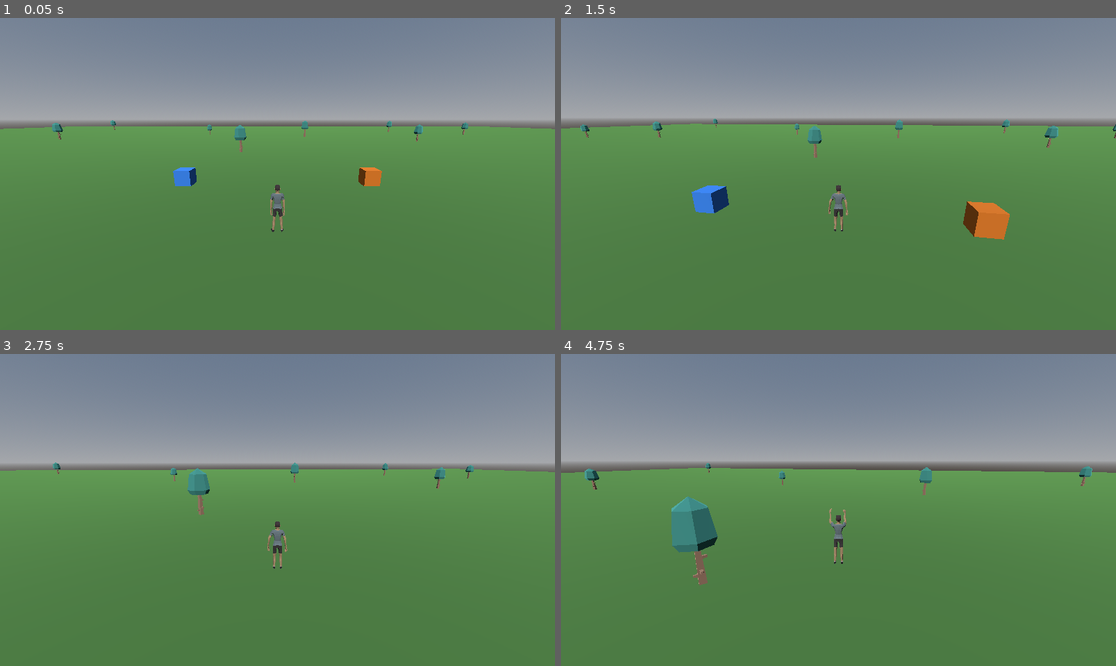
Above: before the commit, frames 1-4 (two rows, left to right).
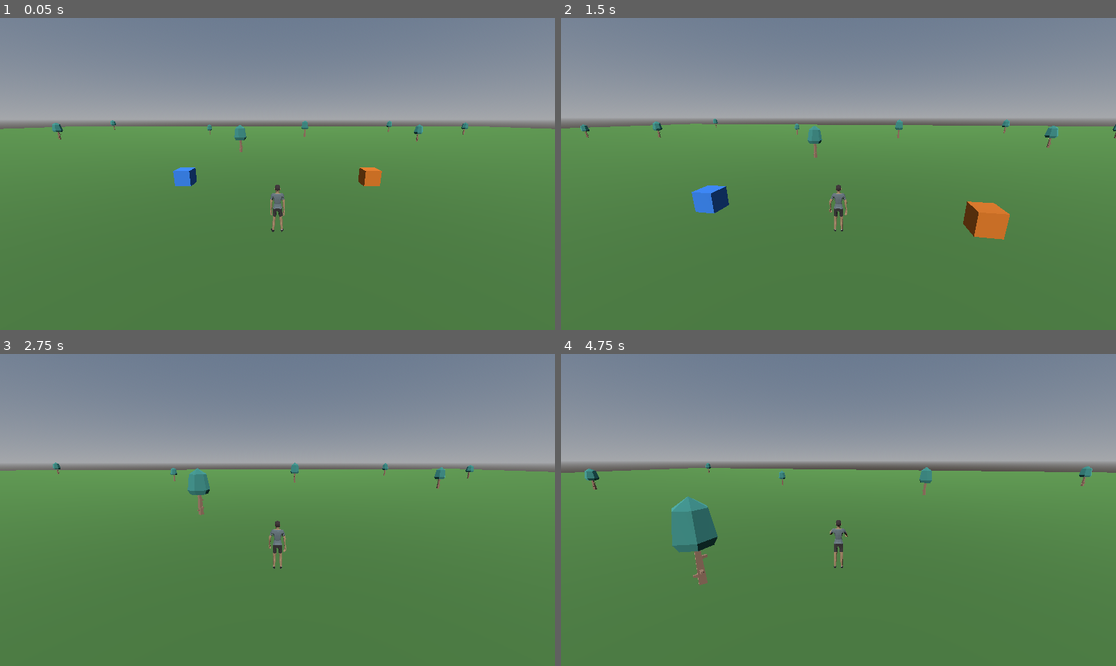
Above: after the commit, the same moments.

Repository: BigBang1010101010/game12
Game: Godot game, scene res://scenes/main.tscn
Same seed, same stepped clock (60 frames per second), same inputs: the game is played once before the commit and once after it.
Inputs (mouse positions are in pixels of both pictures, inside the frame that each line leads up to):
- Up to frame 1 (0.05 s): no input
- Up to frame 2 (1.5 s): tap Enter at 0.5 s; move the mouse to (866, 174) at 0.52 s; hold W (move_forward) from 0.53 s (still down); tap Space (jump) at 0.6, 0.77, 1.07 s; click (866, 174) at 0.67 s; move the mouse to (810, 174) at 1.27 s; tap E (interact) at 1.35 s
- Up to frame 3 (2.75 s): keep holding W (move_forward); tap Space (jump) at 1.52, 1.55, 1.82, 2.3 s; move the mouse to (288, 503) at 2.02 s; tap Shift at 2.1 s
- Up to frame 4 (4.75 s): keep holding W (move_forward); move the mouse to (832, 516) at 2.77 s; tap Space (jump) at 2.85, 3.02, 3.32, 3.77, 3.8, 4.07, 4.52, 4.55 s; click (832, 516) at 2.92 s; move the mouse to (877, 513) at 3.52 s; hold E (interact) 3.53-4.28 s; move the mouse to (794, 506) at 4.27 s; tap Shift at 4.35 s

The runs differ from the first frame. In frame 1, less than 0.1% of the frame differs, in the area x 49-52%, y 60-64%; in frame 2, less than 0.1%; in frame 3, less than 0.1%; in frame 4, 0.2%, in the area x 48-52%, y 49-69%.

Commit message:
Sync the jump animation's speed with the real jump physics
The jump clip is authored 1.0417s long, but a jump is only airborne for
2*JUMP_VELOCITY/gravity = 2*4.5/9.8 = 0.918s (empirically 0.933s, 56
physics frames - the excess is the tick the landing is detected on), so
the clip was still winding up the arms as the character touched down.

The jump clip now plays at clip_length/air_time (~1.13x), passed as
play()'s custom_speed so only that clip is affected - idle and run keep
running at 1.0. The factor is derived at spawn from JUMP_VELOCITY, the
project's gravity, and the clip's own length, so it stays correct if any
of those change rather than being a hardcoded number.

Gravity is read from ProjectSettings rather than get_gravity(): this runs
in a deferred call before the body's first physics step, where
get_gravity() still returns 0 - which divided out to a speed of 0 and
froze the jump clip entirely on the first attempt.

Verified with a real jump in the real scene: the clip's playback position
at touchdown is 1.0417 of 1.0417, i.e. exactly 100% of the arc completed,
against 1.3% before the fix.

Diff:
--- a/scripts/player.gd
+++ b/scripts/player.gd
@@ -211,6 +211,15 @@
 const ANIM_RUN := "HumanArmature|Man_Run"
 const ANIM_JUMP := "HumanArmature|Man_Jump"
 
+## Playback speed for the jump clip only, so its arc lands with the character
+## instead of still winding up on touchdown. The clip is authored 1.0417s
+## long but a jump is only airborne for 2*JUMP_VELOCITY/gravity =
+## 2*4.5/9.8 = 0.918s (measured empirically at 0.933s - 56 physics frames -
+## the small excess being the tick the landing is detected on), so the clip
+## needs to run ~1.12x faster. Derived at spawn instead of hardcoded so it
+## stays correct if JUMP_VELOCITY, gravity, or the clip itself changes.
+var jump_anim_speed := 1.0
+
 func _spawn_character_model() -> void:
 	var packed: PackedScene = load(CHARACTER_MODEL)
 	var instance := packed.instantiate()
@@ -232,6 +241,17 @@
 	if not animation_player:
 		push_warning("Player: no AnimationPlayer found in character model")
 		return
+
+	var jump_clip: Animation = animation_player.get_animation(ANIM_JUMP)
+	if jump_clip:
+		# Read gravity from the project setting rather than get_gravity():
+		# this runs in a deferred call before the body's first physics step,
+		# and get_gravity() still returns 0 there (measured), which would
+		# divide out to a speed of 0 and freeze the jump clip entirely.
+		var gravity: float = absf(float(ProjectSettings.get_setting("physics/3d/default_gravity", 9.8)))
+		var air_time: float = 2.0 * JUMP_VELOCITY / gravity
+		jump_anim_speed = jump_clip.length / air_time
+
 	animation_player.play(ANIM_IDLE)
 
 func _update_animation() -> void:
@@ -245,4 +265,5 @@
 	else:
 		next_animation = ANIM_IDLE
 	if animation_player.current_animation != next_animation:
-		animation_player.play(next_animation, 0.1)
+		var speed: float = jump_anim_speed if next_animation == ANIM_JUMP else 1.0
+		animation_player.play(next_animation, 0.1, speed)
